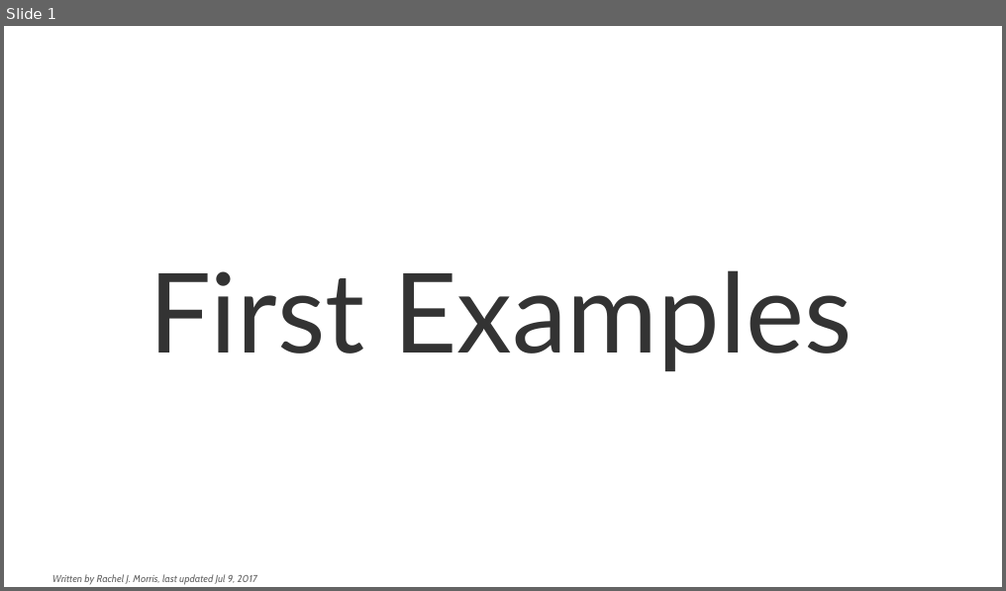
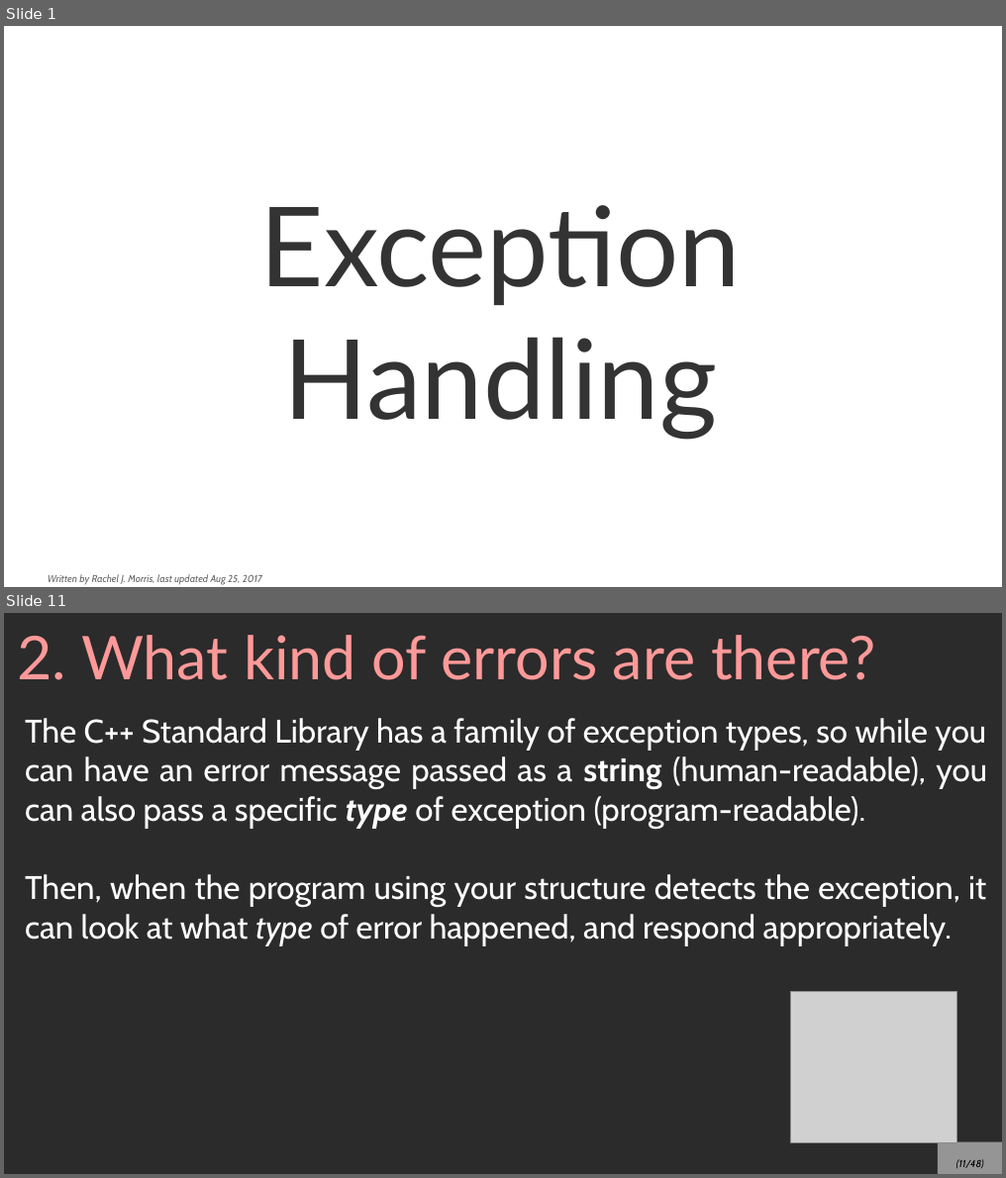
Before and after one commit to mariamhabib/CS250-Data-Structures, a slide deck: Lectures/2_Exception_Handling.odp. Shown one above the other, each under a label of ours: slide 1 before the commit, slides 1 and 11 after it; the slides between them are not shown. The pictures are 1006x591 and 1006x1178 pixels, drawn with LibreOffice and Linux fonts; fonts in the diff are those of the drawing; grey boxes stand for pictures; background and template pictures are left out; a plain dark background stands for a picture behind light text. Boxes give left, top, right and bottom in pixels: in the first picture for what was removed or moved away, otherwise in the second. Text is boxed around its words. In the diff, an @@ line names an element or a change of style, - is before the commit and + after.

Commit message:
Exception handling slides

```diff
--- a/Lectures/2_Exception_Handling.odp
+++ b/Lectures/2_Exception_Handling.odp
@@ slide 11 added at <box>4,613,1002,1174</box>, background picture (left out) @@
@@ title added at <box>18,635,876,680</box>, 48 pt, text #FF9999 @@
+2. What kind of errors are there?
@@ text added at <box>25,718,987,946</box>, 26 pt, text #FFFFFF @@
+The C++ Standard Library has a family of exception types, so while you can have an error message passed as a string (human-readable), you can also pass a specific type of exception (program-readable).
+Then, when the program using your structure detects the exception, it can look at what type of error happened, and respond appropriately.
@@ picture added at <box>791,991,957,1144</box> @@
@@ page number added at <box>938,1143,1002,1174</box>, fill #FFFFFF at 50% opacity, 8 pt, text #000000, italic @@
+(11/48)
@@ slide 1 changed as well @@
@@ title at <box>260,205,741,440</box>: text changed @@
-First Examples
+Exception Handling
@@ text at <box>48,574,262,585</box>: text changed @@
-Written by Rachel J. Morris, last updated Jul 9, 2017
+Written by Rachel J. Morris, last updated Aug 25, 2017
```
Also in this commit, not shown: 46 other slides added, 4 slides removed, 49 other files.
